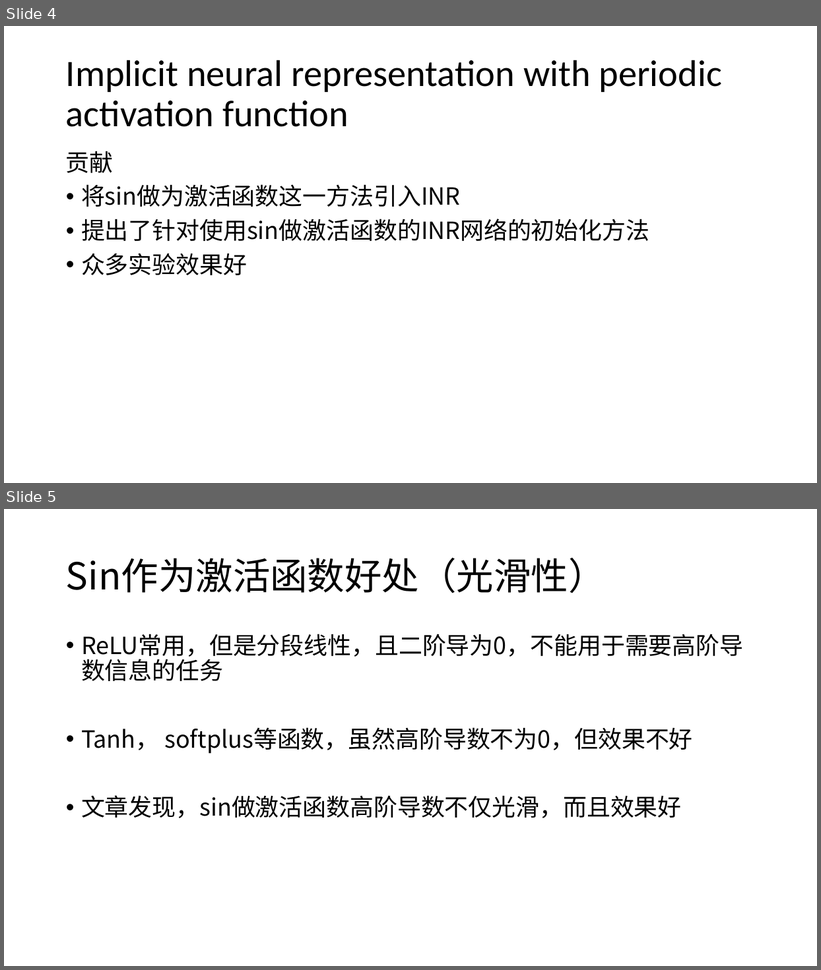
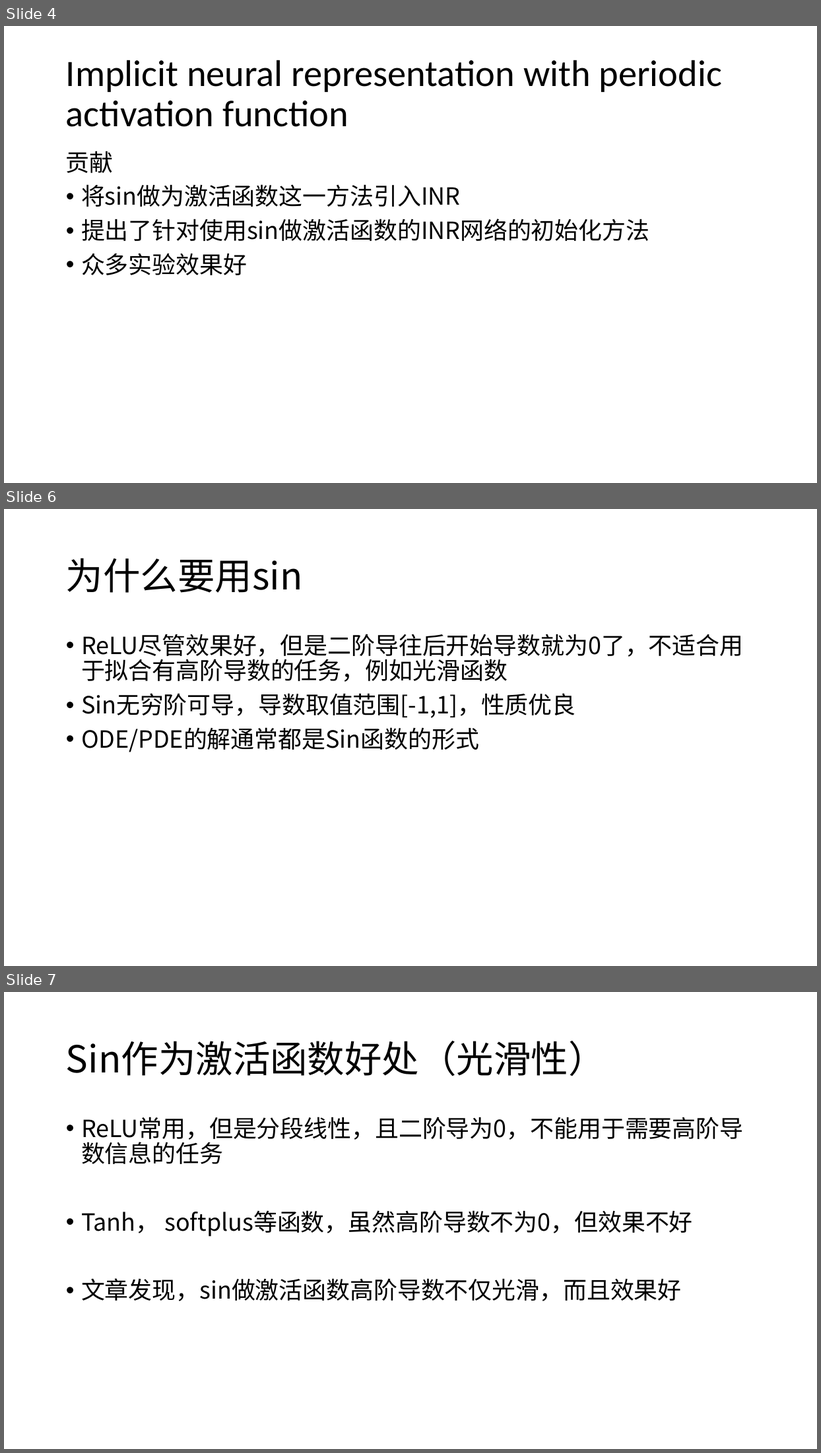
Before and after one commit to RisingEntropy/meeting_ljdeng, a slide deck: INR&PE.pptx. Shown one above the other, each under a label of ours: slides 4 and 5 before the commit, slides 4, 6 and 7 after it; the slides between them are not shown. The pictures are 821x970 and 821x1453 pixels, drawn with LibreOffice and Linux fonts; fonts in the diff are those of the drawing. Boxes give left, top, right and bottom in pixels: in the first picture for what was removed or moved away, otherwise in the second. Text is boxed around its words. In the diff, an @@ line names an element or a change of style, - is before the commit and + after.

```diff
--- a/INR&PE.pptx
+++ b/INR&PE.pptx
@@ slide 6 added at box(4, 509, 817, 966), background #FFFFFF @@
@@ title added at box(66, 558, 303, 593), 44 pt, text #000000 @@
+为什么要用sin
@@ text added at box(81, 634, 743, 753), 28 pt, text #000000 @@
+• ReLU尽管效果好，但是二阶导往后开始导数就为0了，不适合用于拟合有高阶导数的任务，例如光滑函数
+• Sin无穷阶可导，导数取值范围[-1,1]，性质优良
+• ODE/PDE的解通常都是Sin函数的形式
@@ what was slide 5 is now slide 7 @@
```
Also in this commit, not shown: 1 slide changed, 1 other slide added.
